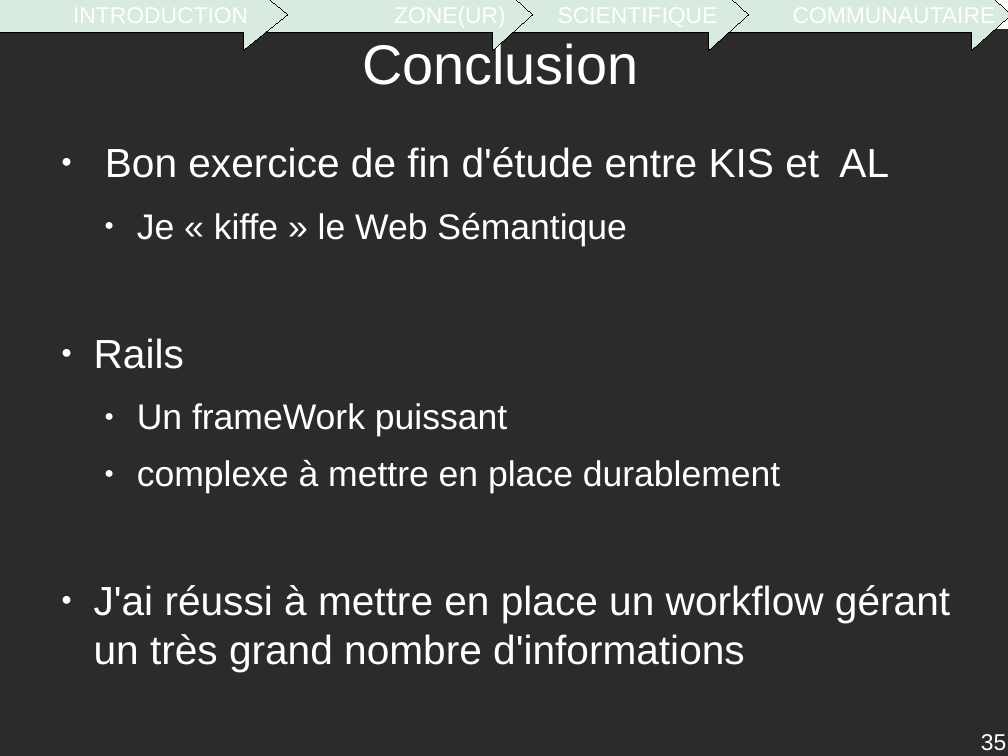
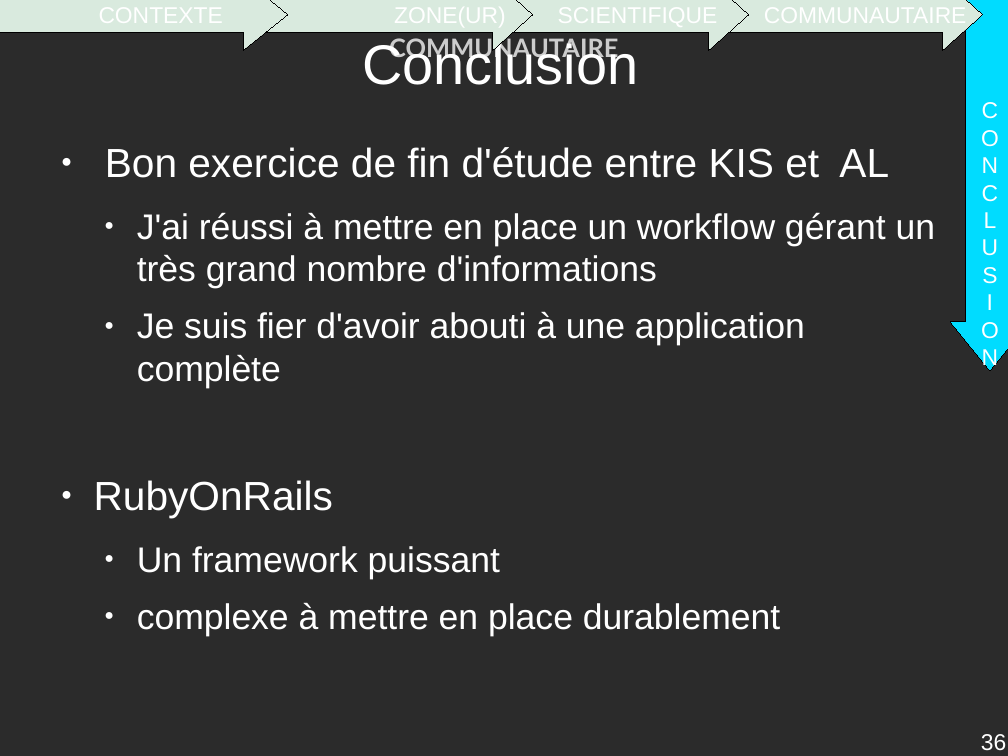
Before and after one commit to descl/ZONE, a slide deck: slide 36 of Rapport/presentation.odp (slide 35 before the commit). Drawn at 1008x756 pixels with LibreOffice and Linux fonts; fonts in the diff are those of the drawing; background and template pictures are left out; a plain dark background stands for a picture behind light text. Boxes give left, top, right and bottom in pixels: in the first picture for what was removed or moved away, otherwise in the second. Text is boxed around its words. In the diff, an @@ line names an element or a change of style, - is before the commit and + after.

```diff
--- a/Rapport/presentation.odp
+++ b/Rapport/presentation.odp
@@ text in right arrow at [116, 2, 249, 33]: text changed @@
-INTRODUCTION
+CONTEXTE
@@ right arrow "COMMUNAUTAIRE": place and size @@
-right arrow "COMMUNAUTAIRE" at [727, 0, 1008, 50]
+right arrow "COMMUNAUTAIRE" at [699, 0, 983, 50]
@@ down arrow added at [950, 0, 1008, 371], fill #00DCFF, outline #000000 0 pt, 18 pt, text #FFFFFF @@
+C
+O
+N
+C
+L
+U
+S
+I
+O
+N
@@ text at [389, 36, 618, 63]: text changed @@
-INTRODUCTION ZONE(UR) SCIENTIFIQUE COMMUNAUTAIRE
+CONTEXTE ZONE(UR) SCIENTIFIQUE COMMUNAUTAIRE
@@ text at [94, 212, 936, 579]: text changed @@
-  ● Je « kiffe » le Web Sémantique
-● Rails
-  ● Un frameWork puissant
+  ● J'ai réussi à mettre en place un workflow gérant un très grand nombre d'informations
+  ● Je suis fier d'avoir abouti à une application complète
+● RubyOnRails
+  ● Un framework puissant
@@ text at [94, 585, 950, 672]: paragraph removed @@
-● J'ai réussi à mettre en place un workflow gérant un très grand nombre d'informations
@@ page number at [981, 734, 1006, 751]: text changed @@
-35
+36
```
Also in this commit, not shown: 30 other slides changed, 6 slides added, 5 slides removed.
